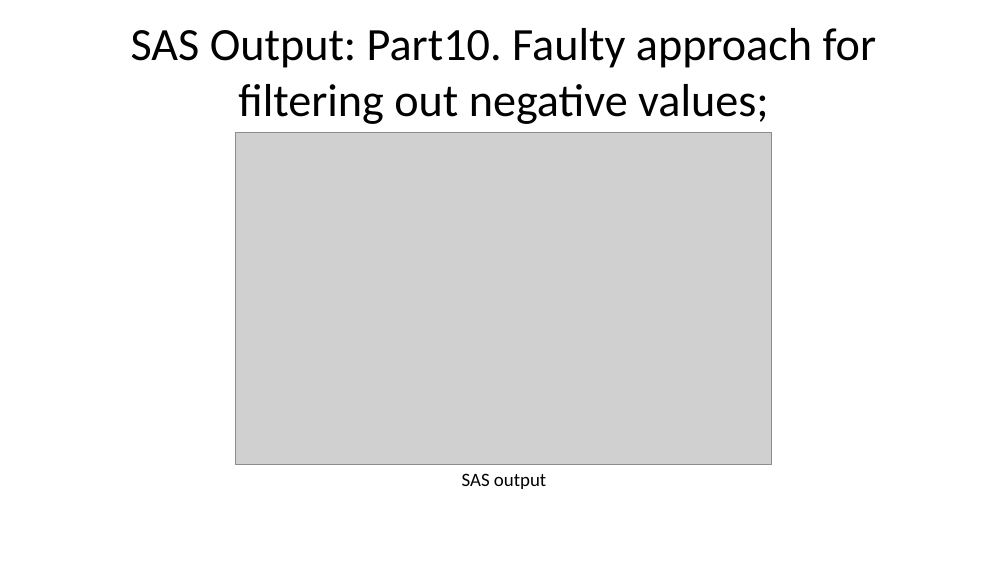
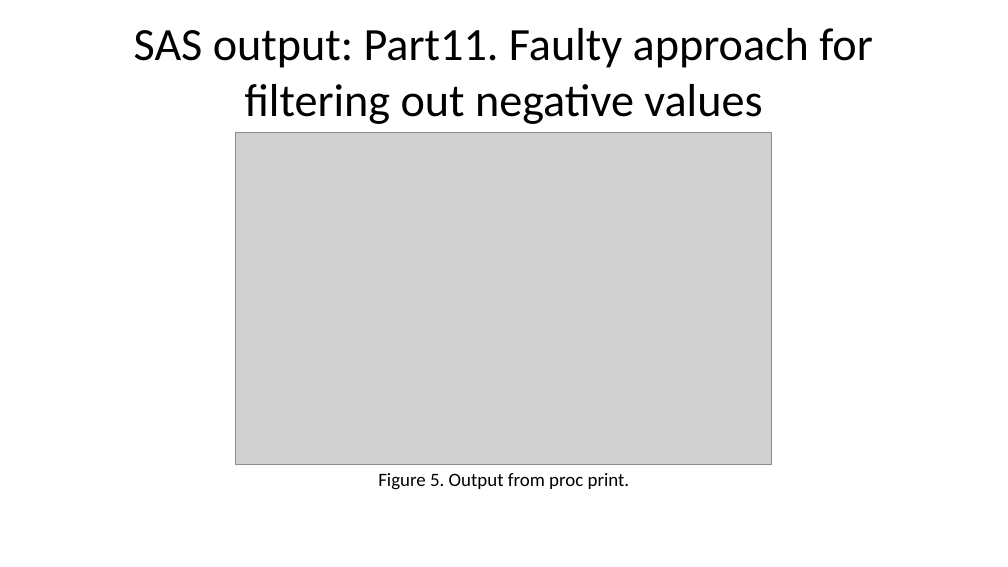
Before and after one commit to pmean/introduction-to-SAS, a slide deck: slide 39 of results/5507-02-simon-slides-and-speaker-notes.pptx (slide 46 before the commit). Drawn at 1008x567 pixels with LibreOffice and Linux fonts; fonts in the diff are those of the drawing; grey boxes stand for pictures. Boxes give left, top, right and bottom in pixels: in the first picture for what was removed or moved away, otherwise in the second. Text is boxed around its words. In the diff, an @@ line names an element or a change of style, - is before the commit and + after.

```diff
--- a/results/5507-02-simon-slides-and-speaker-notes.pptx
+++ b/results/5507-02-simon-slides-and-speaker-notes.pptx
@@ title at [134, 28, 873, 124]: text changed @@
-SAS Output: Part10. Faulty approach for filtering out negative values;
+SAS output: Part11. Faulty approach for filtering out negative values
@@ text at [378, 473, 630, 490]: text changed @@
-SAS output
+Figure 5. Output from proc print.
```
Also in this commit, not shown: 62 other slides changed, 4 slides added, 23 slides removed, 26 other files.
